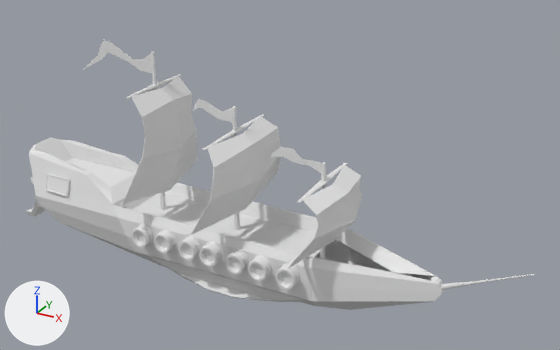
One commit to the OBJ model Assets/Sprites/SpeedShip.obj: the scene before it, then after it.
Rendered twice from a 50 mm camera at (14.18, -15.67, 11.28) aimed at (5.3, 0.48, 3.2). The lights are fixed; the arrows at lower left show +X, +Y and +Z. Where no turn or scale is listed for an object, it has been applied to the vertices.

The older version as bpy lines, for what is in view:
```python
ob_balka1_001 = bpy.data.objects.new('Balka1.001', me_balka1_001)
ob_balka1_001.location = (0.0, 0.0, 0.0)
ob_balka1_002 = bpy.data.objects.new('Balka1.002', me_balka1_002)
ob_balka1_002.location = (0.0, 0.0, 0.0)
ob_balka2_001 = bpy.data.objects.new('Balka2.001', me_balka2_001)
ob_balka2_001.location = (0.0, 0.0, 0.0)
ob_balka2_003 = bpy.data.objects.new('Balka2.003', me_balka2_003)
ob_balka2_003.location = (0.0, 0.0, 0.0)
ob_balka2_004 = bpy.data.objects.new('Balka2.004', me_balka2_004)
ob_balka2_004.location = (0.0, 0.0, 0.0)
ob_balka2_005 = bpy.data.objects.new('Balka2.005', me_balka2_005)
ob_balka2_005.location = (0.0, 0.0, 0.0)
ob_corpus = bpy.data.objects.new('corpus', me_corpus)
ob_corpus.location = (0.0, 0.0, 0.0)
ob_cylinder_016 = bpy.data.objects.new('Cylinder.016', me_cylinder_016)
ob_cylinder_016.location = (0.0, 0.0, 0.0)
ob_plane = bpy.data.objects.new('Plane', me_plane)
ob_plane.location = (0.0, 0.0, 0.0)
# also in view: 'okno' at (-1.22, -0.89, 2.04); 'Cylinder.003' at (4.25, -1.19, 1.44); 'Plane.004' at (4.65, 0.0, 3.32); 'Cylinder.001' at (5.7, -1.19, 1.44); 'Plane.005' at (3.6, 0.0, 4.83)
```
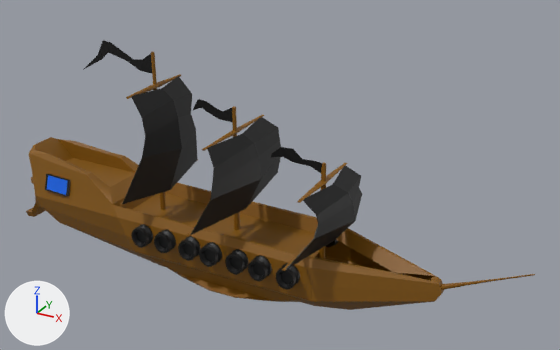
Patch to the scene script:
```diff
--- a/Assets/Sprites/SpeedShip.obj.py
+++ b/Assets/Sprites/SpeedShip.obj.py
@@ mat_corpuscorable @@
 mat_corpuscorable = principled_material('Corpuscorable')
-mat_corpuscorable.base_color = (0.8, 0.8, 0.8)  # white #e7e7e7
+mat_corpuscorable.base_color = (0.227, 0.0922, 0.0)  # brown #835600
 mat_corpuscorable.roughness = 1.0
@@ mat_gun @@
 mat_gun = principled_material('gun')
-mat_gun.base_color = (0.8, 0.8, 0.8)  # white #e7e7e7
+mat_gun.base_color = (0.0, 0.0, 0.0)  # black #000000
 mat_gun.roughness = 1.0
@@ mat_boka @@
 mat_boka = principled_material('Boka')
-mat_boka.base_color = (0.8, 0.8, 0.8)  # white #e7e7e7
+mat_boka.base_color = (0.0, 0.0, 0.0)  # black #000000
 mat_boka.roughness = 1.0
@@ mat_okno @@
 mat_okno = principled_material('okno')
-mat_okno.base_color = (0.8, 0.8, 0.8)  # white #e7e7e7
+mat_okno.base_color = (0.0, 0.125, 0.8)  # blue #0063e7
 mat_okno.roughness = 1.0
@@ mat_parus @@
 mat_parus = principled_material('Parus')
-mat_parus.base_color = (0.8, 0.8, 0.8)  # white #e7e7e7
-mat_parus.roughness = 1.0
+mat_parus.base_color = (0.0, 0.0, 0.0)  # black #000000
+mat_parus.roughness = 0.526
@@ mat_material_001 @@
 mat_material_001 = principled_material('Material.001')
-mat_material_001.base_color = (0.8, 0.8, 0.8)  # white #e7e7e7
+mat_material_001.base_color = (0.0, 0.0, 0.0)  # black #000000
 mat_material_001.roughness = 1.0
```

Boxes (x1, y1, x2, y2) around the edits, measured in the pictures (560 x 350 px):
'corpus', recoloured (white to brown)
    both: (26, 137, 444, 310)
'Plane', recoloured, surface changed (white to black)
    both: (123, 76, 197, 204)
'Plane.004', recoloured, surface changed (white to black)
    both: (190, 117, 281, 235)
'Plane.002', recoloured, surface changed (white to black)
    both: (286, 165, 362, 269)
'Plane.001', recoloured (white to black)
    both: (83, 40, 152, 73)
'Cylinder.001', recoloured (white to black)
    both: (248, 255, 272, 281)
'Cylinder.002', recoloured (white to black)
    both: (225, 249, 249, 275)
'Cylinder.007', recoloured (white to black)
    both: (276, 263, 300, 290)
'Plane.003', recoloured (white to black)
    both: (271, 147, 322, 173)
'Cylinder.003', recoloured (white to black)
    both: (199, 242, 222, 267)
'okno', recoloured (white to blue)
    both: (45, 174, 70, 196)
'Cylinder.004', recoloured (white to black)
    both: (178, 236, 201, 261)
'Cylinder.005', recoloured (white to black)
    both: (154, 229, 176, 253)
'Cylinder.006', recoloured (white to black)
    both: (131, 224, 153, 248)
'Plane.005', recoloured (white to black)
    both: (193, 99, 232, 122)
'Cylinder.016', recoloured (white to brown)
    both: (441, 274, 535, 290)
'Balka2.003', recoloured (white to brown)
    both: (297, 163, 347, 203)
'Balka2.005', recoloured (white to brown)
    both: (202, 114, 264, 151)
'Balka1.001', recoloured (white to brown)
    both: (151, 51, 166, 209)
'Balka1.003', recoloured (white to brown)
    both: (232, 106, 240, 230)
'Balka2.001', recoloured (white to brown)
    both: (126, 74, 181, 99)
'Balka1.002', recoloured (white to brown)
    both: (318, 163, 326, 259)
'Balka2.004', recoloured
    both: (282, 239, 313, 271)
'Cylinder.008', recoloured
    both: (326, 240, 339, 247)
